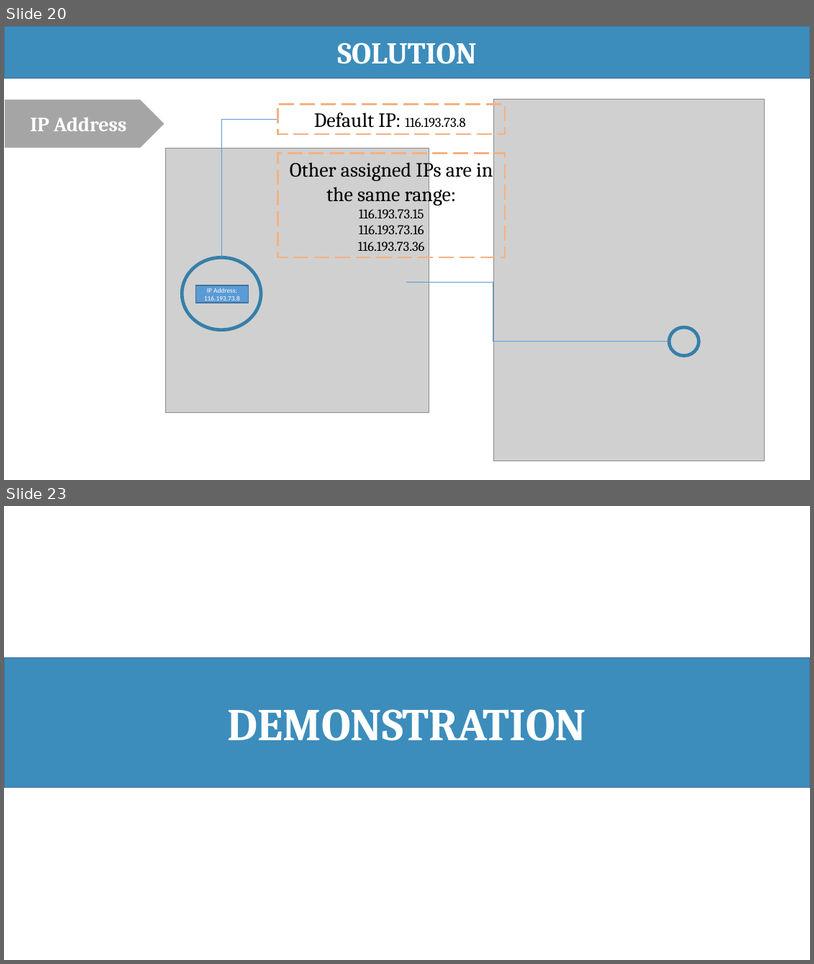
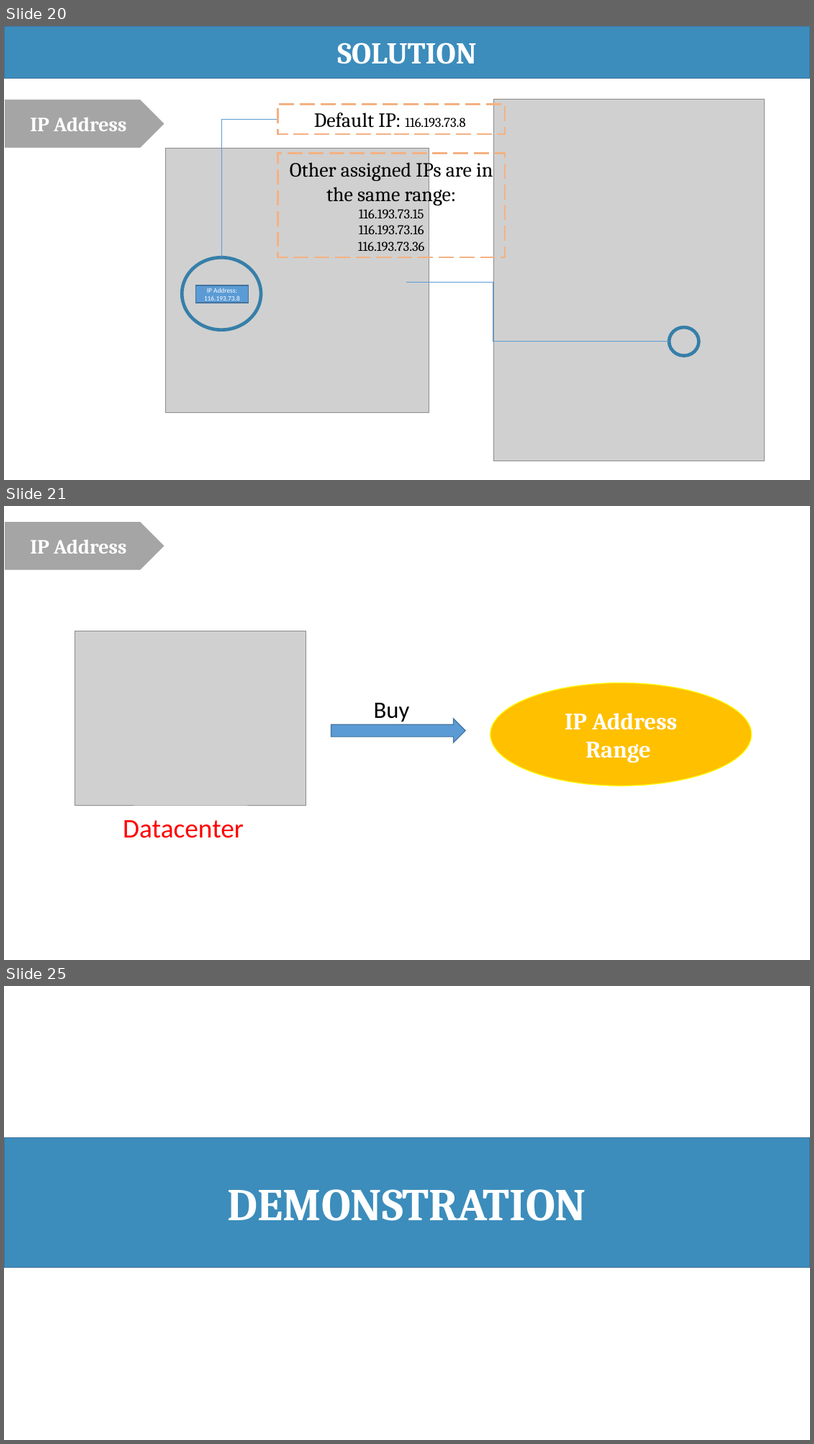
Before and after one commit to haltt051093/IMS-datacenter, a slide deck: Document/Presentation/IMS_20160422_Presentation.pptx. Shown one above the other, each under a label of ours: slides 20 and 23 before the commit, slides 20, 21 and 25 after it; the slides between them are not shown. The pictures are 814x964 and 814x1444 pixels, drawn with LibreOffice and Linux fonts; fonts in the diff are those of the drawing; grey boxes stand for pictures. Boxes give left, top, right and bottom in pixels: in the first picture for what was removed or moved away, otherwise in the second. Text is boxed around its words. In the diff, an @@ line names an element or a change of style, - is before the commit and + after.

```diff
--- a/Document/Presentation/IMS_20160422_Presentation.pptx
+++ b/Document/Presentation/IMS_20160422_Presentation.pptx
@@ slide 21 added at box(4, 506, 810, 960), background #FFFFFF @@
@@ pentagon arrow added at box(4, 521, 165, 571), fill #A5A5A5, outline #FFFFFF 1.5 pt, 24 pt, text #FFFFFF, bold @@
+IP Address
@@ picture added at box(75, 631, 306, 805) @@
@@ ellipse added at box(491, 682, 751, 785), fill #FFC000, outline #FFFF00 1 pt, 28 pt, text #FFFFFF, bold @@
+IP Address Range
@@ right arrow added at box(332, 718, 466, 743), fill #5B9BD5, outline #43739E 1 pt @@
@@ text added at box(374, 703, 410, 724), 28 pt, text #000000 @@
+Buy
@@ text added at box(123, 820, 244, 838), 32 pt, text #FF0000 @@
+Datacenter
@@ what was slide 23 is now slide 25 @@
```
Also in this commit, not shown: 2 slides changed, 1 other slide added.
